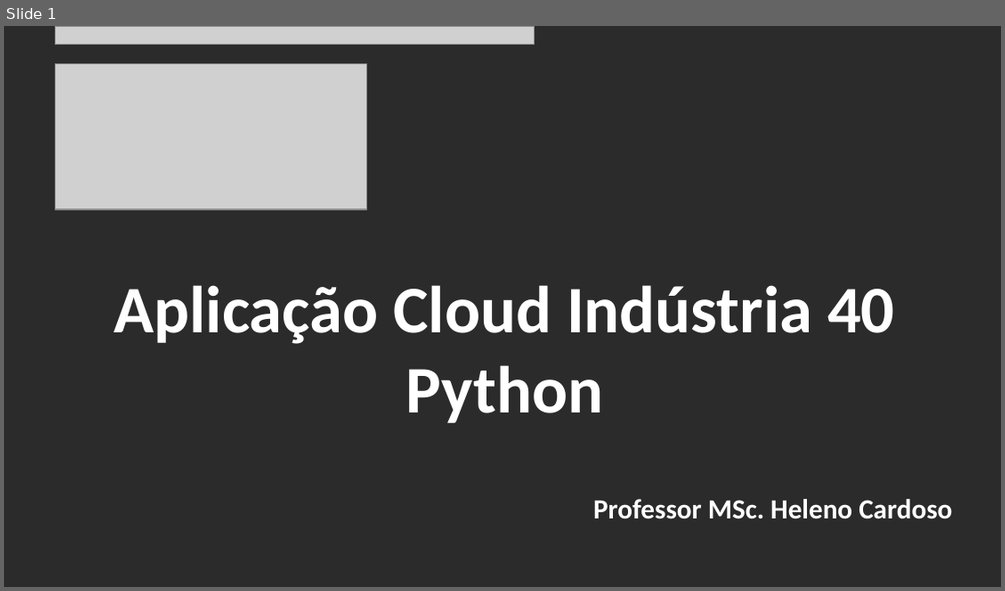
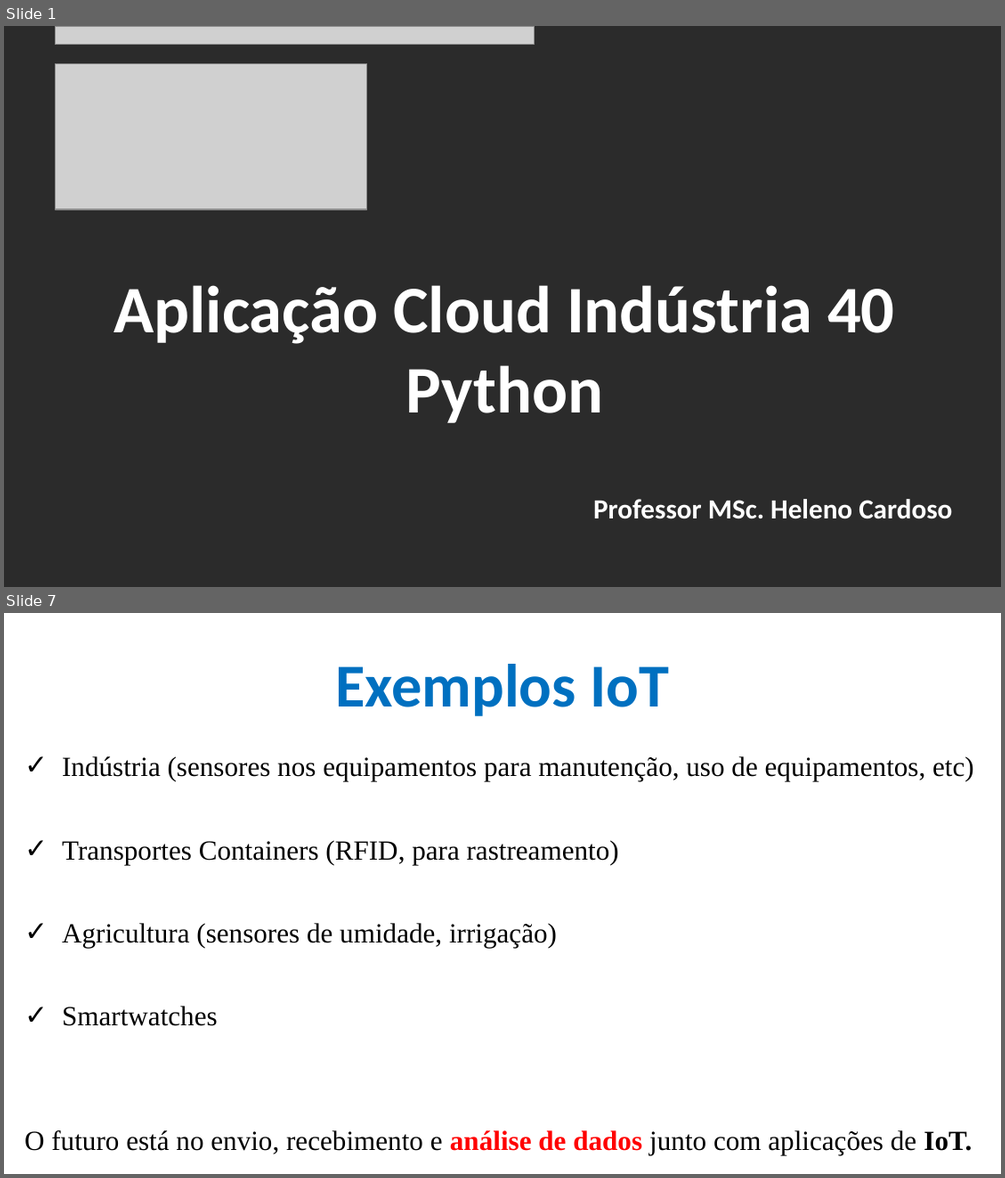
Before and after one commit to CloudEducationBrazil/WydenArea1AplicacaoCloudIndustria40Python, a slide deck: 01 Classes/Aula 01 - Aplicação Cloud Indústria 40 Python.pptx. Shown one above the other, each under a label of ours: slide 1 before the commit, slides 1 and 7 after it; the slides between them are not shown. The pictures are 1005x591 and 1005x1178 pixels, drawn with LibreOffice and Linux fonts; fonts in the diff are those of the drawing; grey boxes stand for pictures; background and template pictures are left out; a plain dark background stands for a picture behind light text. Boxes give left, top, right and bottom in pixels: in the first picture for what was removed or moved away, otherwise in the second. Text is boxed around its words. In the diff, an @@ line names an element or a change of style, - is before the commit and + after.

```diff
--- a/01 Classes/Aula 01 - Aplicação Cloud Indústria 40 Python.pptx
+++ b/01 Classes/Aula 01 - Aplicação Cloud Indústria 40 Python.pptx
@@ slide 7 added at [4, 613, 1001, 1174], background picture (left out) @@
@@ title added at [335, 664, 669, 716], 44 pt, text #0070C0, bold @@
+Exemplos IoT
@@ text added at [24, 756, 974, 1155], 20 pt, text #000000 @@
+✓ Indústria (sensores nos equipamentos para manutenção, uso de equipamentos, etc)
+✓ Transportes Containers (RFID, para rastreamento)
+✓ Agricultura (sensores de umidade, irrigação)
+✓ Smartwatches
+O futuro está no envio, recebimento e análise de dados junto com aplicações de IoT.
```
Also in this commit, not shown: 7 slides changed, 14 other slides added, 1 slide removed, 2 other files.
